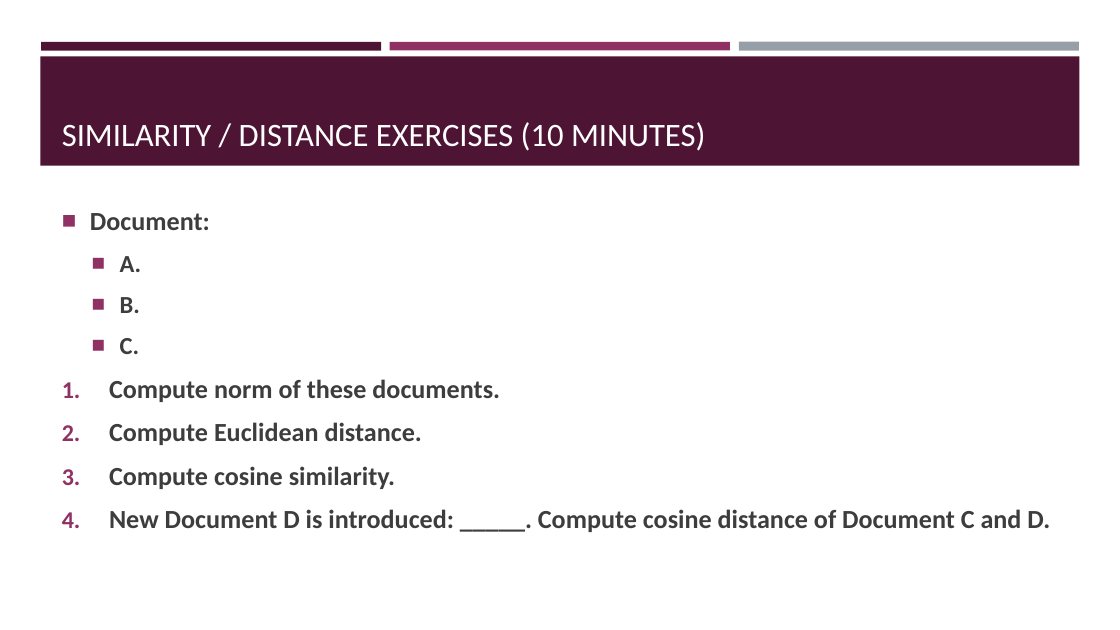
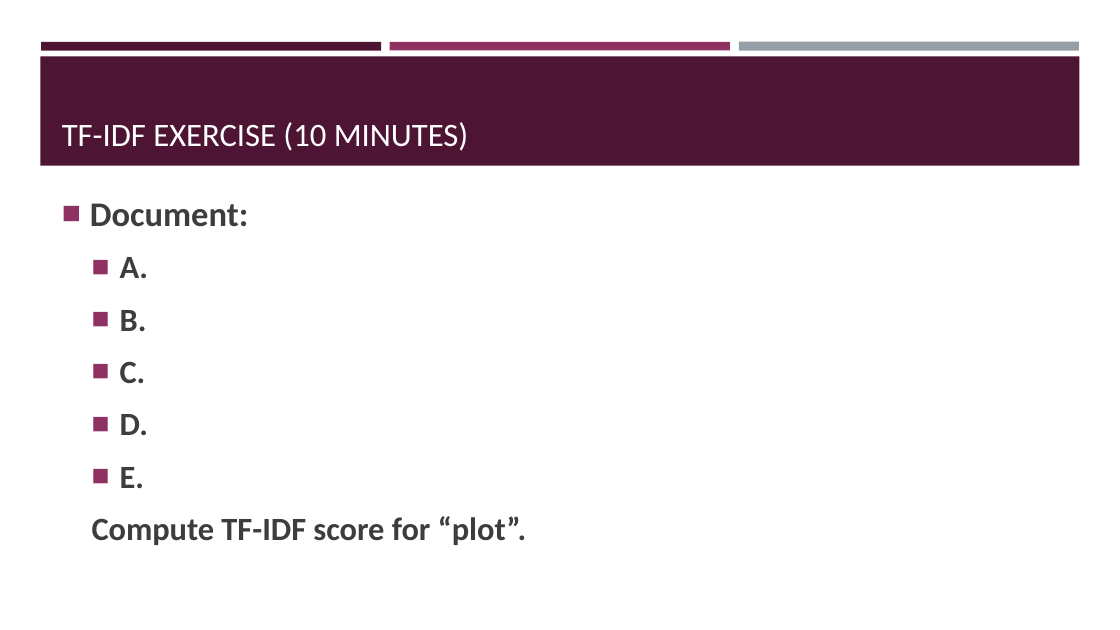
Before and after one commit to VarunDS/dso-599-text-analytics-nlp, a slide deck: slide 4 of week4/slides.pptx (slide 14 before the commit). Drawn at 1120x630 pixels with LibreOffice and Linux fonts; fonts in the diff are those of the drawing. Boxes give left, top, right and bottom in pixels: in the first picture for what was removed or moved away, otherwise in the second. Text is boxed around its words. In the diff, an @@ line names an element or a change of style, - is before the commit and + after.

```diff
--- a/week4/slides.pptx
+++ b/week4/slides.pptx
@@ title at (62, 122, 469, 151): text changed @@
-SIMILARITY / DISTANCE EXERCISES (10 MINUTES)
+TF-IDF EXERCISE (10 MINUTES)
@@ text at (90, 203, 248, 383): size 22.4 to 29.6 pt in "Document:"; size 21 to 27.8 pt in "A.", "B.", "C."; more space between paragraphs @@
@@ text at (92, 414, 527, 545): text changed; size 22.4 to 27.8 pt @@
-1. Compute norm of these documents.
-2. Compute Euclidean distance.
-3. Compute cosine similarity.
-4. New Document D is introduced: _____. Compute cosine distance of Document C and D.
+  ■ D.
+  ■ E.
+  Compute TF-IDF score for “plot”.
```
Also in this commit, not shown: 3 other slides changed, 10 slides removed, 3 other files.
